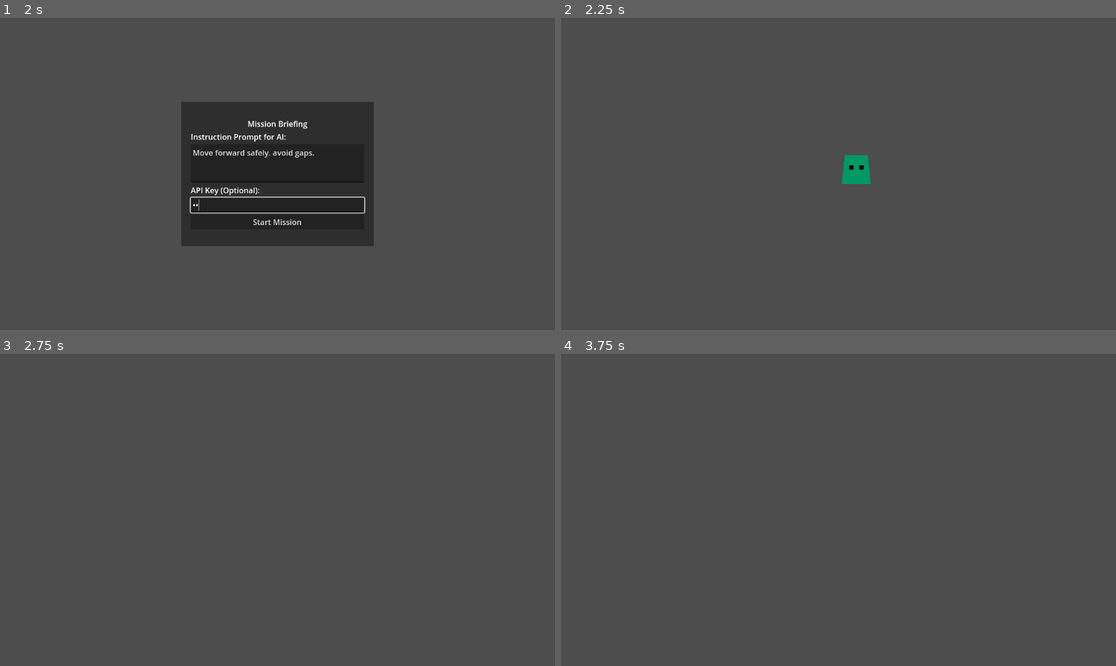
Above: before the commit, frames 1-4 (two rows, left to right).
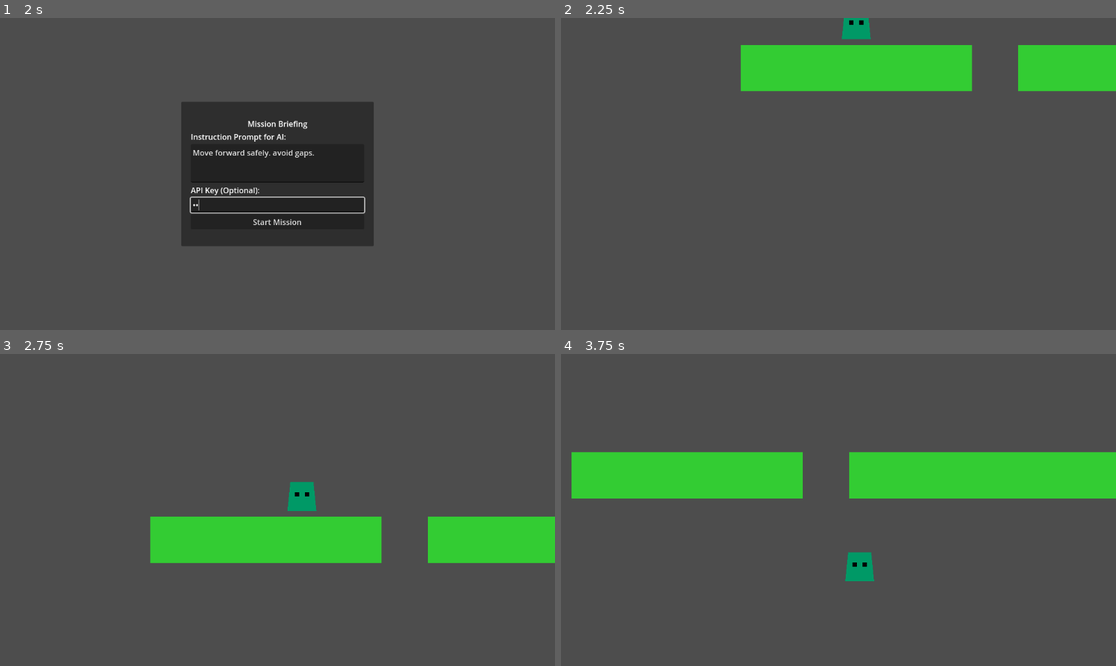
Above: after the commit, the same moments.

Repository: Naoki-kubo64/AI-Action
Game: Godot game, scene res://scenes/main_menu.tscn
Same seed, same stepped clock (60 frames per second), same inputs: the game is played once before the commit and once after it.
Inputs (mouse positions are in pixels of both pictures, inside the frame that each line leads up to):
- Up to frame 1 (2 s): click "Start Standard (Free)" at 0.5 s; click (277, 205) at 1.27 s; type "12" at 1.35 s
- Up to frame 2 (2.25 s): click "Start Mission" at 2 s
- Up to frame 3 (2.75 s): no input
- Up to frame 4 (3.75 s): no input

Frame 1 is identical in both runs. In frame 2, 9.6% of the frame differs, in the area x 32-100%, y 0-54%; in frame 3, 10%; in frame 4, 14%, in the area x 1-100%, y 31-73%.

Commit message:
fix: add missing CollisionShape2D to player to prevent falling through floor

Diff:
--- a/scripts/controllers/game_controller.gd
+++ b/scripts/controllers/game_controller.gd
@@ -21,9 +21,9 @@
 	prompt_ui.game_start_requested.connect(_on_game_start_requested)
 	LLMService.response_received.connect(_on_llm_response)
 
-func _on_game_start_requested(prompt: String, api_key: String):
+func _on_game_start_requested(prompt: String, key: String):
 	user_prompt = prompt
-	# Set API Key if provided (mock for now, or actual service update)
+	GameManager.api_key = key
 	print("Game Starting with Prompt: ", prompt)
 
 	# Generate Level
--- a/scripts/controllers/player_controller.gd
+++ b/scripts/controllers/player_controller.gd
@@ -85,3 +85,12 @@
 	])
 	right_eye.color = Color.BLACK
 	visuals.add_child(right_eye)
+
+	# Collision Shape
+	if not has_node("CollisionShape2D"):
+		var col = CollisionShape2D.new()
+		col.name = "CollisionShape2D"
+		var shape = RectangleShape2D.new()
+		shape.size = Vector2(40, 48) # Match visual size roughly
+		col.shape = shape
+		add_child(col)
--- a/scripts/managers/game_manager.gd
+++ b/scripts/managers/game_manager.gd
@@ -2,6 +2,7 @@
 
 var current_character: AICharacterProfile
 var is_pro_mode: bool = false
+var api_key: String = ""
 
 func start_game(character: AICharacterProfile, pro_mode: bool):
 	current_character = character
--- a/scripts/services/llm_service.gd
+++ b/scripts/services/llm_service.gd
@@ -1,44 +1,81 @@
 extends Node
-
-# 将来的にはHTTPRequestノードなどを使って非同期通信する
-# 今回はモックとしてprint出力とシグナル発火を行う
 
 signal response_received(response_text: String)
 signal error_occured(error_msg: String)
 
 func request_action(profile: AICharacterProfile, is_pro_mode: bool, user_input: String) -> void:
-	print("[LLMService] Requesting action for: ", profile.character_name, " | ProMode: ", is_pro_mode)
+	# API Key check (GameController should pass the API Key, but for now we might need to access it differently or pass it in context)
+	# NOTE: For this prototype, we'll assume the API KEY is passed OR we look it up from PromptUI/GameManager storage.
+	# But actually, request_action signature in previous step didn't have api_key.
+	# We should update GameManager to store api_key and pass it, or update signature.
+	# Let's assume GameManager stores the active API KEY.
 
-	var model_name = _get_model_name(profile.provider_id, is_pro_mode)
-	print("[LLMService] Using Model: ", model_name)
+	var api_key = GameManager.api_key
+	if api_key == "":
+		print("[LLMService] No API Key. Using Mock.")
+		_mock_request(profile, is_pro_mode, user_input)
+		return
 
-	var system_prompt = profile.get_combined_system_prompt(is_pro_mode)
-	print("[LLMService] System Prompt: \n", system_prompt)
-	print("[LLMService] User Input: ", user_input)
+	if profile.provider_id == "google":
+		_call_gemini_api(api_key, profile, is_pro_mode, user_input)
+	else:
+		print("[LLMService] Provider not implemented yet: ", profile.provider_id)
+		_mock_request(profile, is_pro_mode, user_input)
 
-	# 非同期通信のシミュレーション
-	await get_tree().create_timer(1.0).timeout
+func _call_gemini_api(api_key: String, profile: AICharacterProfile, is_pro: bool, input: String):
+	print("[LLMService] Calling Gemini API...")
 
-	var mock_response = _generate_mock_response(profile, is_pro_mode, user_input)
-	response_received.emit(mock_response)
+	# Create HTTP Request node dynamically
+	var http_request = HTTPRequest.new()
+	add_child(http_request)
+	http_request.request_completed.connect(_on_gemini_request_completed.bind(http_request))
+
+	var model = "gemini-2.0-flash"
+
+	var url = "https://generativelanguage.googleapis.com/v1beta/models/" + model + ":generateContent?key=" + api_key
+
+	print("[LLMService] Request URL: ", url.replace(api_key, "HIDDEN_KEY"))
+	var headers = ["Content-Type: application/json"]
+
+	var system_prompt = profile.get_combined_system_prompt(is_pro)
+	var full_prompt = system_prompt + "\n\n" + input + "\n\nIMPORTANT: Output ONLY a single command from [RIGHT, LEFT, JUMP, JUMP_RIGHT, STOP]. No other text."
+
+	var body = JSON.stringify({
+		"contents": [{
+			"parts": [{"text": full_prompt}]
+		}]
+	})
+
+	var error = http_request.request(url, headers, HTTPClient.METHOD_POST, body)
+	if error != OK:
+		print("[LLMService] HTTP Request Error: ", error)
+		response_received.emit("STOP")
+		http_request.queue_free()
+
+func _on_gemini_request_completed(result, response_code, headers, body, http_request):
+	var response_text = "STOP"
+	if response_code == 200:
+		var json = JSON.parse_string(body.get_string_from_utf8())
+		if json and json.has("candidates") and json["candidates"].size() > 0:
+			var content = json["candidates"][0]["content"]["parts"][0]["text"]
+			response_text = content.strip_edges()
+			print("[LLMService] API Response: ", response_text)
+		else:
+			print("[LLMService] Invalid JSON response: ", body.get_string_from_utf8())
+	else:
+		print("[LLMService] Server Error: ", response_code)
+
+	response_received.emit(response_text)
+	http_request.queue_free()
+
+func _mock_request(profile, is_pro, input):
+	print("[LLMService] Mocking response...")
+	await get_tree().create_timer(0.5).timeout
+	response_received.emit("RIGHT")
 
 func _get_model_name(provider: String, is_pro: bool) -> String:
 	match provider:
-		"openai":
-			return "gpt-4" if is_pro else "gpt-3.5-turbo"
-		"google":
-			return "gemini-ultra" if is_pro else "gemini-flash"
-		"anthropic":
-			return "claude-3-opus" if is_pro else "claude-3-haiku"
-		_:
-			return "unknown-model"
-
-func _generate_mock_response(profile: AICharacterProfile, is_pro: bool, input: String) -> String:
-	var prefix = ""
-	match profile.provider_id:
-		"openai": prefix = "[Logic/O]"
-		"google": prefix = "[Creative/G]"
-		"anthropic": prefix = "[Safety/C]"
-
-	var mode_str = " (Pro Thinking...)" if is_pro else " (Quick Answer)"
-	return prefix + mode_str + " solution for: " + input
+		"openai": return "gpt-4" if is_pro else "gpt-3.5-turbo"
+		"google": return "gemini-1.5-pro" if is_pro else "gemini-1.5-flash"
+		"anthropic": return "claude-3-opus" if is_pro else "claude-3-haiku"
+		_: return "unknown"
--- a/scripts/ui/prompt_input_ui.gd
+++ b/scripts/ui/prompt_input_ui.gd
@@ -4,6 +4,16 @@
 
 @onready var prompt_edit = $Panel/VBoxContainer/PromptEdit
 @onready var api_key_edit = $Panel/VBoxContainer/ApiKeyEdit
+
+func _ready():
+	_load_api_key()
+
+func _load_api_key():
+	if FileAccess.file_exists("res://secret_api_key.txt"):
+		var file = FileAccess.open("res://secret_api_key.txt", FileAccess.READ)
+		var key = file.get_as_text().strip_edges()
+		api_key_edit.text = key
+		print("Loaded API Key from file.")
 
 func _on_start_button_pressed():
 	var prompt = prompt_edit.text
Not shown, added: scripts/ui/prompt_input_ui.gd.uid
Not shown, added: .gitignore
